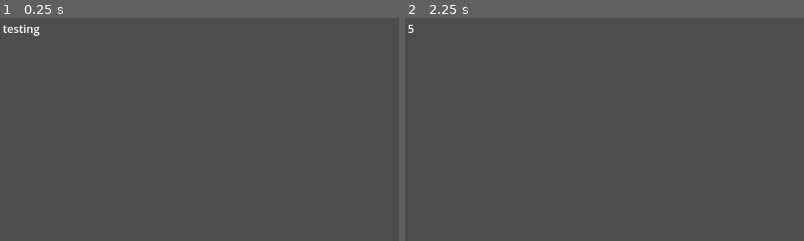
Above: before the commit, frames 1-2 (left to right).
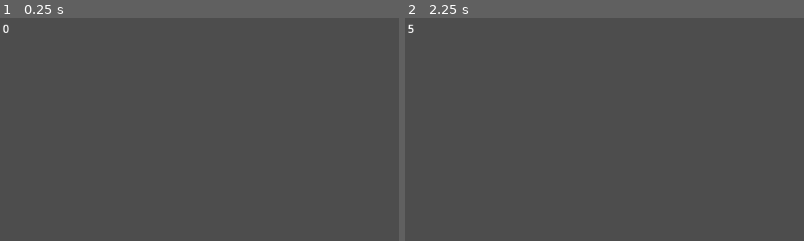
Above: after the commit, the same moments.

Repository: BigPurplePig/testing
Game: Godot game, scene res://node_2d.tscn
Two runs of this game, one before a commit and one after it. Both use one fixed random seed, a clock stepped at 60 frames per second and the inputs below.
Inputs:
- Up to frame 1 (0.25 s): no input
- Up to frame 2 (2.25 s): click "Upgrades" at 0.5 s; click "Roll Dice" at 1.25 s; click "1" at 2 s
The pictures show only the part of the screen within x 0-50%, y 0-50%; the shares and areas given below are measured in that part.

The runs differ from the first frame. In frame 1, 0.2% of the frame differs, in the area x 0-11%, y 2-9%; in frame 2, nothing differs.

Commit message:
currency starts 0

Diff:
--- a/dice_options.gd
+++ b/dice_options.gd
@@ -12,10 +12,10 @@
 	for i in range(len(choice)):
 
 		if choice[i] == label.user_rolls[i]:
-			print("matched roll")
+			print("match")
 
 		else:
-			print("did not match")
+			print("no match")
 
 func clear_previous():
 	choice.clear()
--- a/node_2d.tscn
+++ b/node_2d.tscn
@@ -144,7 +144,7 @@
 
 [node name="amount" type="Label" parent="user_cash"]
 layout_mode = 2
-text = "testing"
+text = "0"
 script = ExtResource("4_lhout")
 
 [connection signal="button_down" from="Button" to="Button" method="_on_button_down"]
